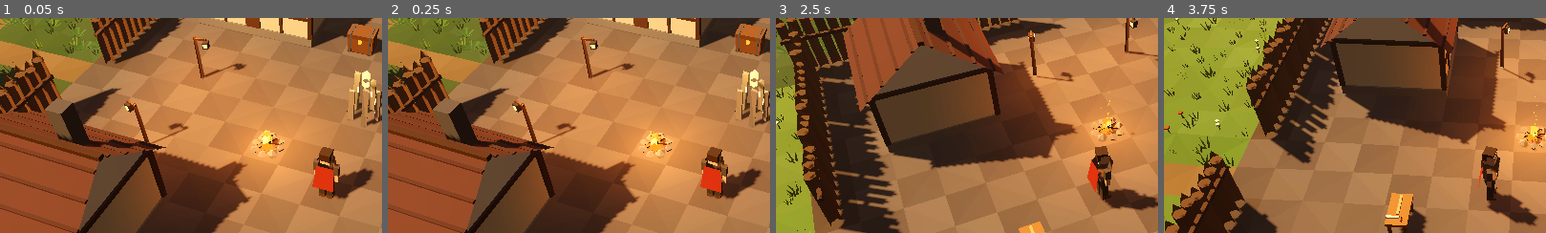
Above: before the commit, frames 1-4 (left to right).
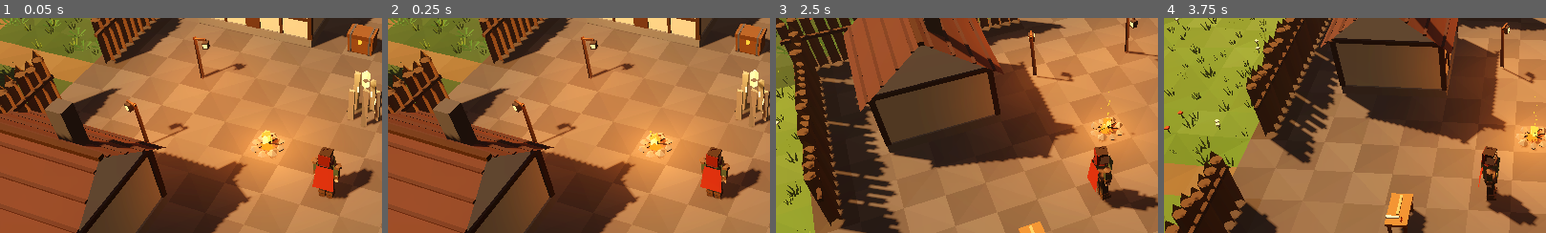
Above: after the commit, the same moments.

Repository: PBeninga/PBeninga
Game: Godot game, scene res://scenes/main.tscn
The game is run twice, just before and just after one commit, with the same random seed, the same clock (stepped at 60 frames per second) and the same inputs.
Inputs (mouse positions are % of the whole screen's width and height, from its top left):
- Up to frame 1 (0.05 s): no input
- Up to frame 2 (0.25 s): no input
- Up to frame 3 (2.5 s): tap Enter at 0.5, 1.25, 2 s; drag from (90, 73) to (60, 28) at 0.52 s; drag from (82, 55) to (45, 70) at 1.27 s; move the mouse to (87, 55) at 2.02 s; hold Right (ui_right) from 2.03 s (still down); tap 1 at 2.1 s; click (87, 55) at 2.17 s; tap R at 2.3 s
- Up to frame 4 (3.75 s): release Right (ui_right) at 2.75 s; tap Enter at 2.75, 3.5 s; drag from (92, 55) to (20, 35) at 2.77 s; drag from (97, 55) to (55, 50) at 3.52 s
The pictures show only the part of the screen within x 7-57%, y 14-64%; the shares and areas given below are measured in that part.

The runs differ from the first frame. In frame 1, 0.4% of the frame differs, in the area x 81-97%, y 60-84%; in frame 2, 0.4%, in the area x 81-98%, y 60-85%; in frame 3, 0.2%; in frame 4, 0.2%.

Commit message:
Richer player outfit and golem seams; bestiary screenshot scene
Co-Authored-By: Claude Opus 5.5 <noreply@anthropic.com>
Claude-Session: https://claude.ai/code/session_017cTEKTeYvDoTgGGb2i3hPU

Diff:
--- a/game/models.gd
+++ b/game/models.gd
@@ -218,6 +218,29 @@
 		lk.box(Vector3(0, -0.3, 0), Vector3(0.14, 0.58, 0.16), legs_col)
 		lk.box(Vector3(0, -0.58, -0.03), Vector3(0.15, 0.1, 0.22), LEATHER.darkened(0.2))
 		leg.add_child(mi(lk))
+	if opts.get("hood", false):
+		var hood := MeshKit.new(10)
+		var hc: Color = opts.get("cape_col", Color("7a2a22"))
+		hood.prism(Vector3(0, 0.02, 0.03), 0.34, 0.2, 0.08, 6, hc.darkened(0.1))
+		hood.box(Vector3(0, 0.16, 0.13), Vector3(0.28, 0.3, 0.06), hc.darkened(0.2))
+		head.add_child(mi(hood))
+	if opts.get("fantasy", false):
+		var extra := MeshKit.new(11)
+		extra.box(Vector3(0.12, 0.72, -0.14), Vector3(0.1, 0.12, 0.06), LEATHER.darkened(0.1))   # pouch
+		extra.box(Vector3(0.12, 0.8, -0.17), Vector3(0.04, 0.03, 0.01), GOLD)
+		extra.with(Transform3D(Basis(Vector3.BACK, 0.7), Vector3(0, 0.98, -0.13)), func(): extra.box(Vector3.ZERO, Vector3(0.05, 0.5, 0.02), LEATHER.darkened(0.25)))  # baldric
+		extra.box(Vector3(0, 1.13, -0.12), Vector3(0.1, 0.05, 0.03), GOLD)                        # cloak clasp
+		body.add_child(mi(extra))
+		for side in [-1, 1]:
+			var arm: Node3D = body.get_node("ArmR" if side > 0 else "ArmL")
+			var pk := MeshKit.new(12)
+			pk.sphere(Vector3(0.02 * side, 0.0, 0), Vector3(0.11, 0.07, 0.1), LEATHER.lightened(0.05), 6, 3)
+			pk.box(Vector3(0, -0.33, 0), Vector3(0.12, 0.1, 0.13), LEATHER)                      # bracer
+			arm.add_child(mi(pk))
+			var leg: Node3D = body.get_node("LegR" if side > 0 else "LegL")
+			var bk := MeshKit.new(13)
+			bk.box(Vector3(0, -0.46, -0.01), Vector3(0.17, 0.08, 0.19), LEATHER.darkened(0.1))   # boot cuff
+			leg.add_child(mi(bk))
 	if opts.get("cape", true):
 		var ck := MeshKit.new(9)
 		ck.quad(Vector3(-0.2, 1.12, 0.13), Vector3(0.2, 1.12, 0.13), Vector3(0.26, 0.5, 0.26), Vector3(-0.26, 0.5, 0.26), opts.get("cape_col", Color("7a2a22")))
@@ -228,7 +251,7 @@
 	return root
 
 static func player() -> Node3D:
-	return humanoid({"tunic": Color("5a4a3a"), "legs": Color("3a3228"), "cape_col": Color("8a2e22")})
+	return humanoid({"tunic": Color("4e5a3e"), "legs": Color("3a3228"), "cape_col": Color("8a2e22"), "hood": true, "fantasy": true})
 
 # ---------------------------------------------------------------- gear on the body
 
@@ -412,9 +435,16 @@
 	k.box(Vector3(0, 0.55, 0), Vector3(0.55, 0.3, 0.45), STONE_DARK.darkened(0.1))
 	k.box(Vector3(0, 1.45, -0.05), Vector3(0.36, 0.3, 0.34), STONE)
 	k.jitter = 0.0
-	k.box(Vector3(0, 0.95, -0.28), Vector3(0.1, 0.5, 0.02), EMBER, true)
-	k.box(Vector3(-0.15, 1.05, -0.28), Vector3(0.24, 0.05, 0.02), EMBER, true)
-	k.box(Vector3(0.1, 0.8, -0.28), Vector3(0.2, 0.04, 0.02), EMBER, true)
+	# Jagged magma seams across the chest.
+	var seam := [Vector3(-0.3, 1.2, 0), Vector3(-0.12, 1.05, 0), Vector3(-0.18, 0.9, 0), Vector3(0.05, 0.78, 0), Vector3(0.0, 0.66, 0)]
+	var branch := [Vector3(-0.12, 1.05, 0), Vector3(0.12, 1.12, 0), Vector3(0.28, 1.0, 0)]
+	for line in [seam, branch]:
+		for i in line.size() - 1:
+			var a: Vector3 = line[i]
+			var b: Vector3 = line[i + 1]
+			var mid := (a + b) * 0.5 + Vector3(0, 0, -0.28)
+			var ang := atan2(b.y - a.y, b.x - a.x)
+			k.with(Transform3D(Basis(Vector3.BACK, ang), mid), func(): k.box(Vector3.ZERO, Vector3(a.distance_to(b) + 0.03, 0.045, 0.02), EMBER, true))
 	k.box(Vector3(-0.08, 1.48, -0.23), Vector3(0.06, 0.05, 0.02), EMBER, true)
 	k.box(Vector3(0.08, 1.48, -0.23), Vector3(0.06, 0.05, 0.02), EMBER, true)
 	body.add_child(mi(k))
--- a/tools/shots.gd
+++ b/tools/shots.gd
@@ -45,6 +45,22 @@
 					if w.nodes[i].pos == Vector2i(22, 26):
 						w.nodes[i].remaining = 2
 						w.cmd_gather(i)
+		"bestiary":
+			_load_up(w)
+			w.player.pos = Vector2i(35, 28)
+			var kinds := ["thornling", "wolf", "crawler", "golem", "revenant", "imp", "warden"]
+			for i in kinds.size():
+				var a := Actor.new()
+				a.setup(Models.creature(kinds[i]), 1.0, false, kinds[i] == "revenant", kinds[i])
+				main.view.add_child(a)
+				var tp: Vector3 = main.view.tile_pos(Vector2i(28 + i * 2, 30))
+				if kinds[i] == "warden":
+					tp += Vector3(0.5, 0, 0.5)
+				a.snap_to(tp)
+				a.rotation.y = PI
+			main.rig.pitch = deg_to_rad(22)
+			main.rig.yaw = 0.0
+			main.rig.distance = 11.0
 		"smoke":
 			await _smoke(main, w, tree)
 		"boards":
